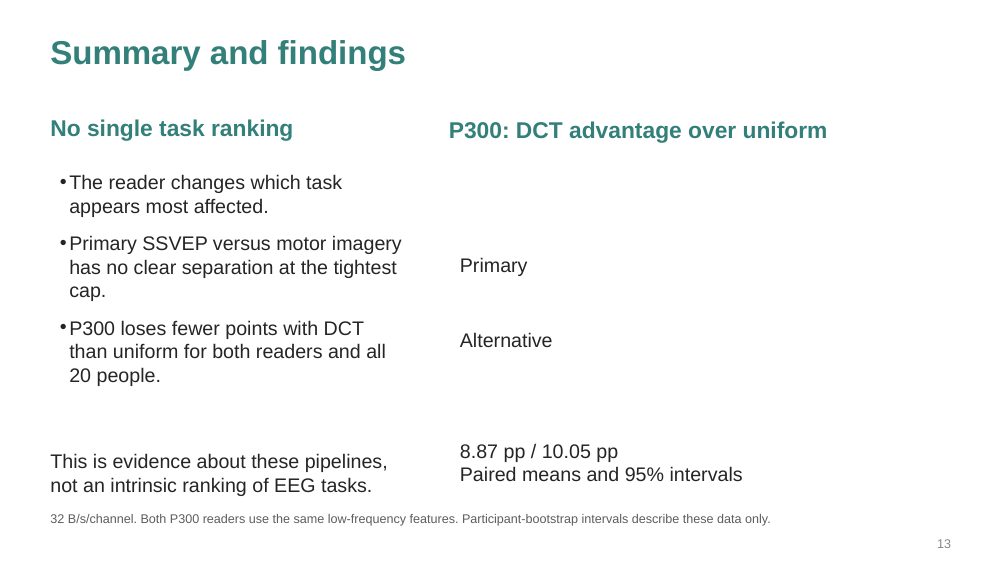
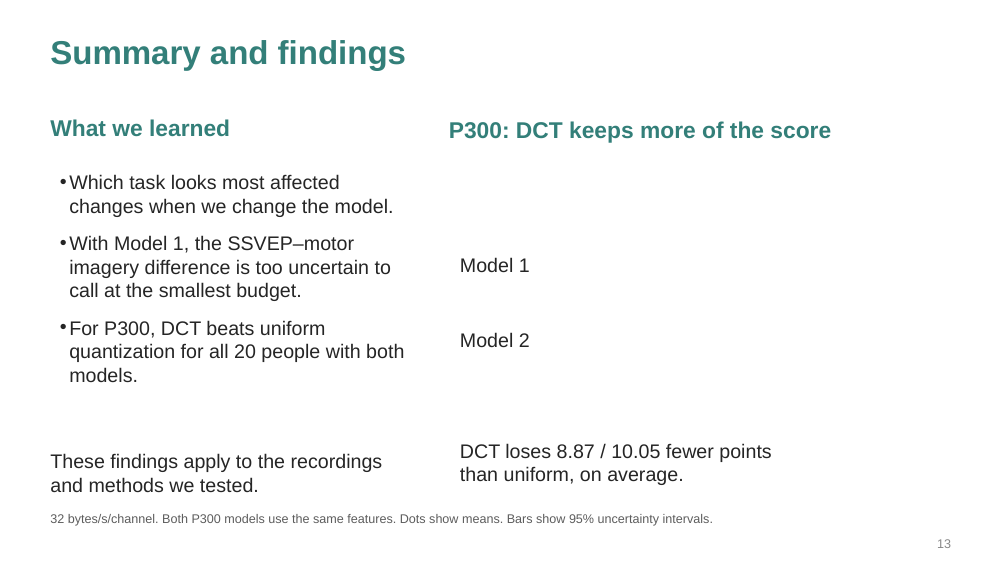
Before and after one commit to Deb044/DataCompression, a slide deck: slide 13 of output/presentation/every-bit-of-the-brain.pptx. Drawn at 1008x567 pixels with LibreOffice and Linux fonts; fonts in the diff are those of the drawing. Boxes give left, top, right and bottom in pixels: in the first picture for what was removed or moved away, otherwise in the second. Text is boxed around its words. In the diff, an @@ line names an element or a change of style, - is before the commit and + after.

Commit message:
slides: explain predictive coding and simplify presentation text

```diff
--- a/output/presentation/every-bit-of-the-brain.pptx
+++ b/output/presentation/every-bit-of-the-brain.pptx
@@ text at bbox=[50, 119, 230, 136]: text changed @@
-No single task ranking
+What we learned
@@ text at bbox=[449, 121, 831, 143]: text changed @@
-P300: DCT advantage over uniform
+P300: DCT keeps more of the score
@@ text at bbox=[69, 174, 404, 382]: text changed @@
-• The reader changes which task appears most affected.
-• Primary SSVEP versus motor imagery has no clear separation at the tightest cap.
-• P300 loses fewer points with DCT than uniform for both readers and all 20 people.
+• Which task looks most affected changes when we change the model.
+• With Model 1, the SSVEP–motor imagery difference is too uncertain to call at the smallest budget.
+• For P300, DCT beats uniform quantization for all 20 people with both models.
@@ text at bbox=[460, 257, 530, 272]: text changed @@
-Primary
+Model 1
@@ text at bbox=[460, 332, 530, 347]: text changed @@
-Alternative
+Model 2
@@ text at bbox=[460, 443, 771, 485]: text changed @@
-8.87 pp / 10.05 pp
-Paired means and 95% intervals
+DCT loses 8.87 / 10.05 fewer points
+than uniform, on average.
@@ text at bbox=[50, 453, 383, 492]: text changed @@
-This is evidence about these pipelines,
-not an intrinsic ranking of EEG tasks.
+These findings apply to the recordings
+and methods we tested.
@@ text at bbox=[50, 514, 713, 526]: text changed @@
-32 B/s/channel. Both P300 readers use the same low-frequency features. Participant-bootstrap intervals describe these data only.
+32 bytes/s/channel. Both P300 models use the same features. Dots show means. Bars show 95% uncertainty intervals.
```
Also in this commit, not shown: 6 other slides changed, 1 slide added, 1 slide removed, 4 other files.
